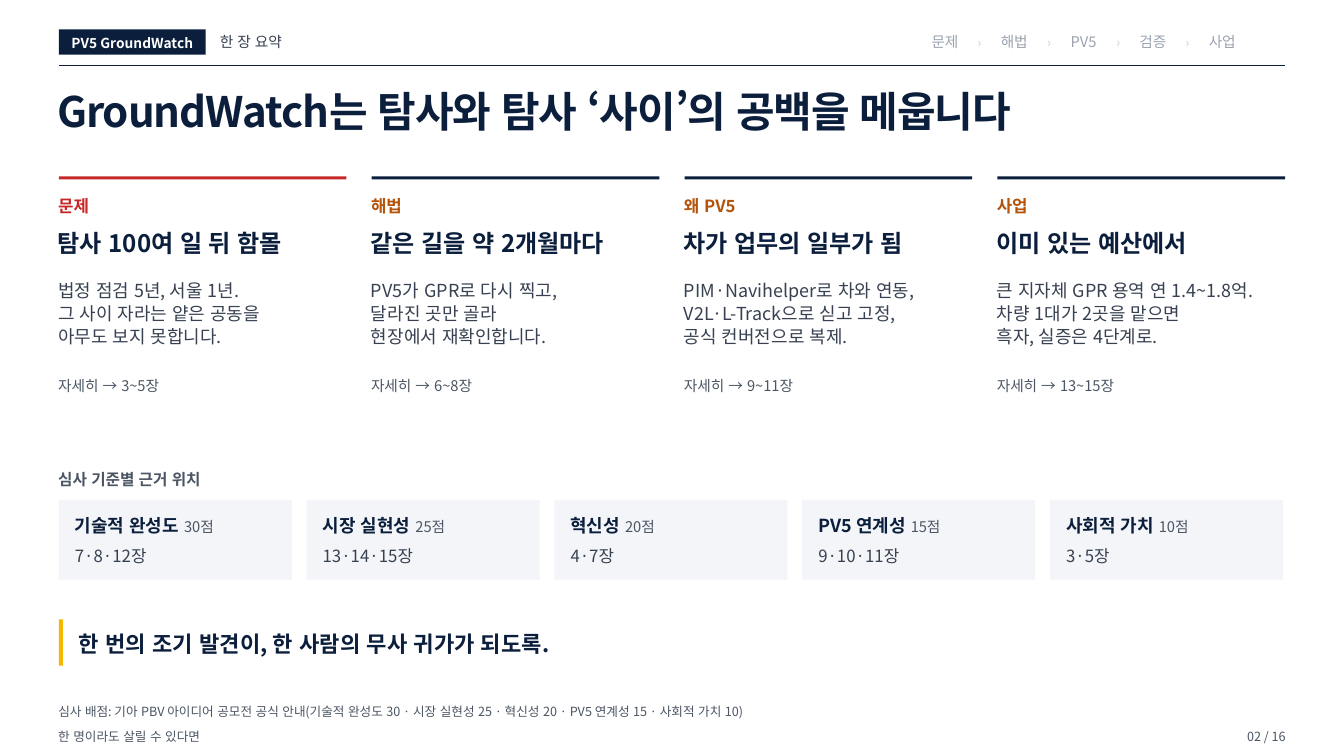
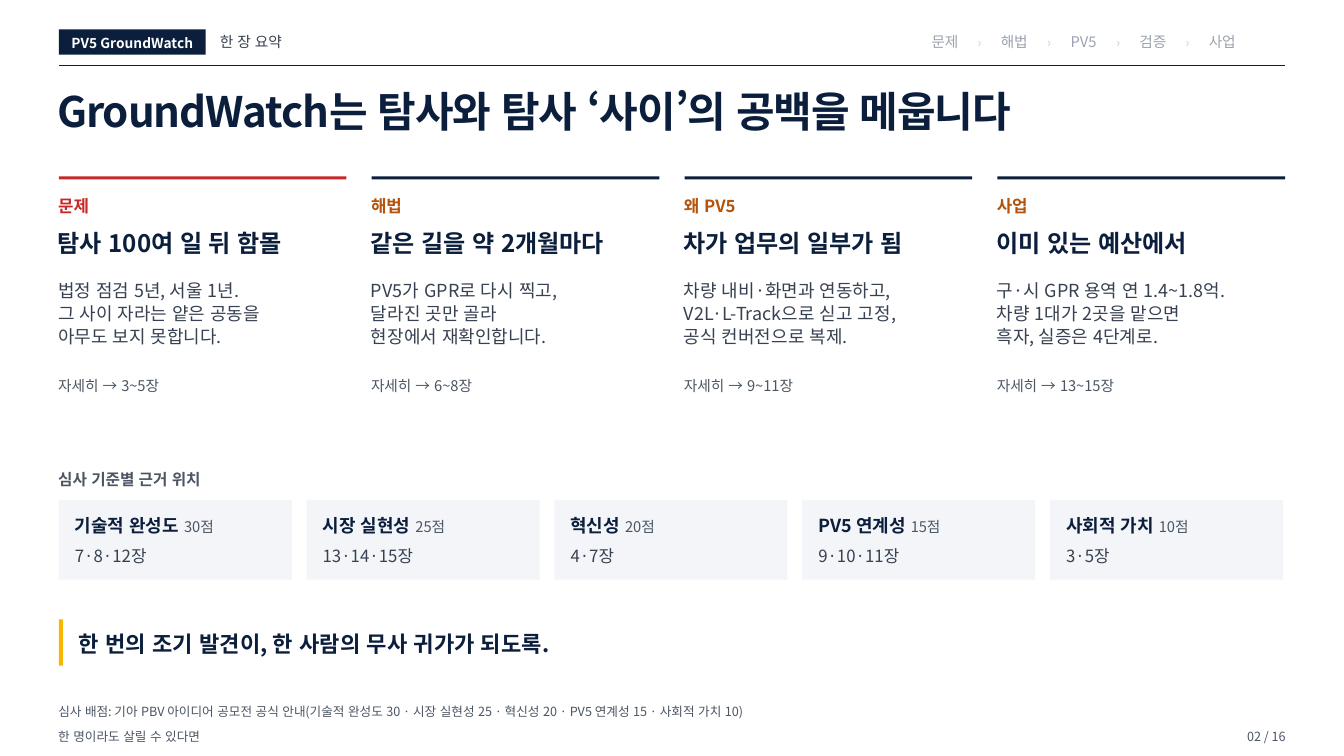
Before and after one commit to woojin-choe/pv5-hose-lab, a slide deck: slide 2 of ppt_all/PV5_GroundWatch_10_22.pptx. Drawn at 1344x756 pixels with LibreOffice and Linux fonts; fonts in the diff are those of the drawing. Boxes give left, top, right and bottom in pixels: in the first picture for what was removed or moved away, otherwise in the second. Text is boxed around its words. In the diff, an @@ line names an element or a change of style, - is before the commit and + after.

```diff
--- a/ppt_all/PV5_GroundWatch_10_22.pptx
+++ b/ppt_all/PV5_GroundWatch_10_22.pptx
@@ text at bbox=[684, 282, 896, 345]: text changed @@
-PIM·Navihelper로 차와 연동,
-V2L·L-Track으로 싣고 고정,
-공식 컨버전으로 복제.
+차량 내비·화면과 연동하고,
+V2L·L-Track으로 싣고 고정,
+공식 컨버전으로 복제.
@@ text at bbox=[997, 282, 1225, 346]: text changed @@
-큰 지자체 GPR 용역 연 1.4~1.8억.
-차량 1대가 2곳을 맡으면
-흑자, 실증은 4단계로.
+구·시 GPR 용역 연 1.4~1.8억.
+차량 1대가 2곳을 맡으면
+흑자, 실증은 4단계로.
```
Also in this commit, not shown: 8 other slides changed, 27 other files.
